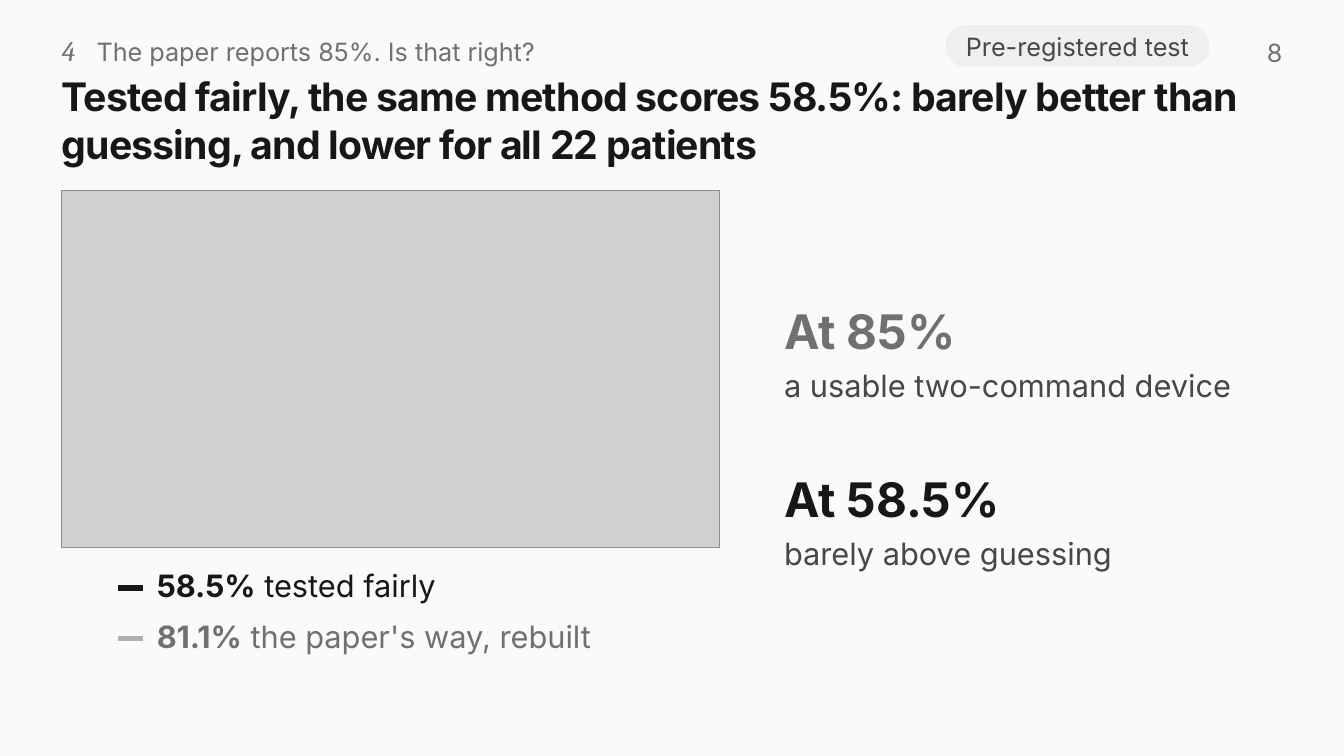
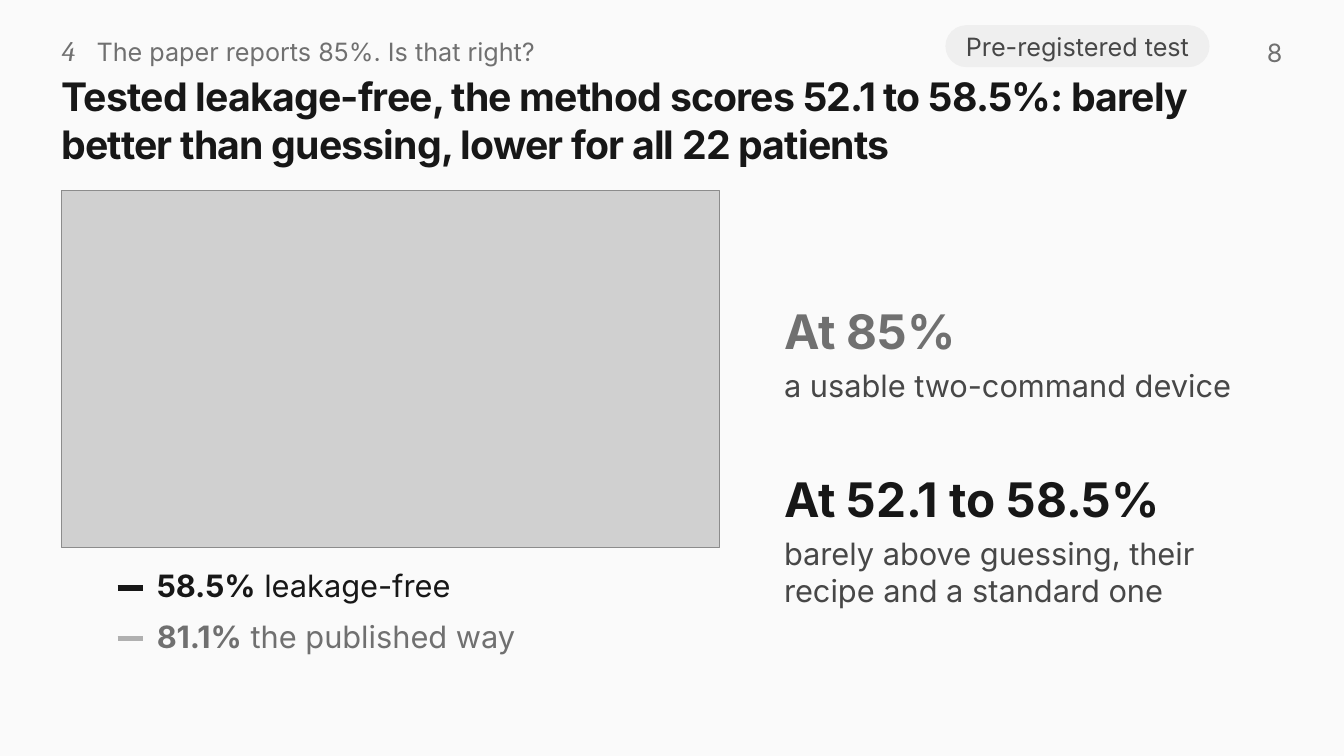
Before and after one commit to rajveeerr/sixth-finger-bci, a slide deck: slide 8 of report/slides/sixth-finger-bci.pptx. Drawn at 1344x756 pixels with LibreOffice and Linux fonts; fonts in the diff are those of the drawing; grey boxes stand for pictures. Boxes give left, top, right and bottom in pixels: in the first picture for what was removed or moved away, otherwise in the second. Text is boxed around its words. In the diff, an @@ line names an element or a change of style, - is before the commit and + after.

```diff
--- a/report/slides/sixth-finger-bci.pptx
+++ b/report/slides/sixth-finger-bci.pptx
@@ title at (62, 81, 1188, 167): text changed @@
-Tested fairly, the same method scores 58.5%: barely better than guessing, and lower for all 22 patients
+Tested leakage-free, the method scores 52.1 to 58.5%: barely better than guessing, lower for all 22 patients
@@ text at (784, 482, 1160, 518): text changed @@
-At 58.5%
+At 52.1 to 58.5%
@@ text at (784, 542, 1194, 609): text changed @@
-barely above guessing
+barely above guessing, their recipe and a standard one
@@ text at (157, 573, 450, 604): text changed @@
-58.5% tested fairly
+58.5% leakage-free
@@ text at (157, 625, 515, 655): text changed @@
-81.1% the paper's way, rebuilt
+81.1% the published way
```
Also in this commit, not shown: 10 other slides changed, 2 other files.
